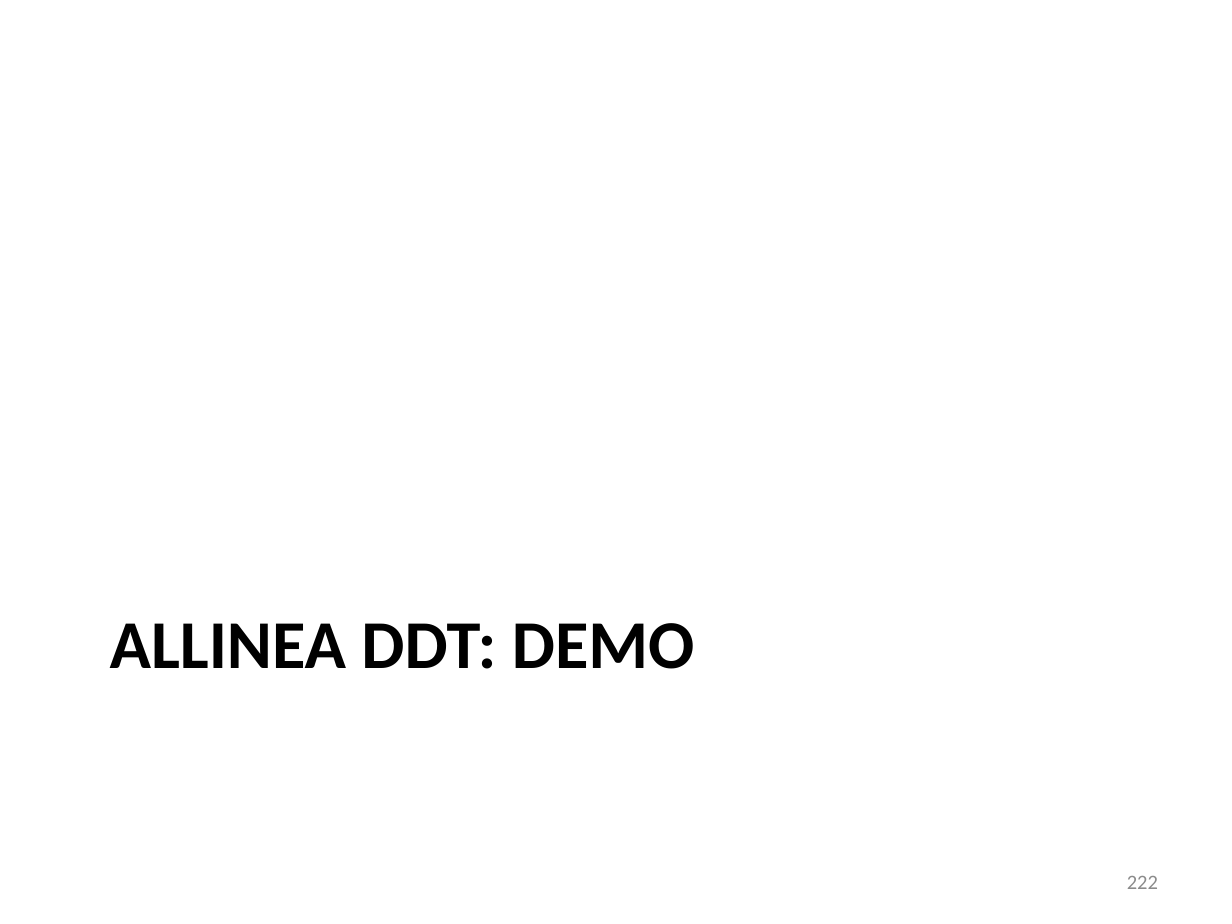
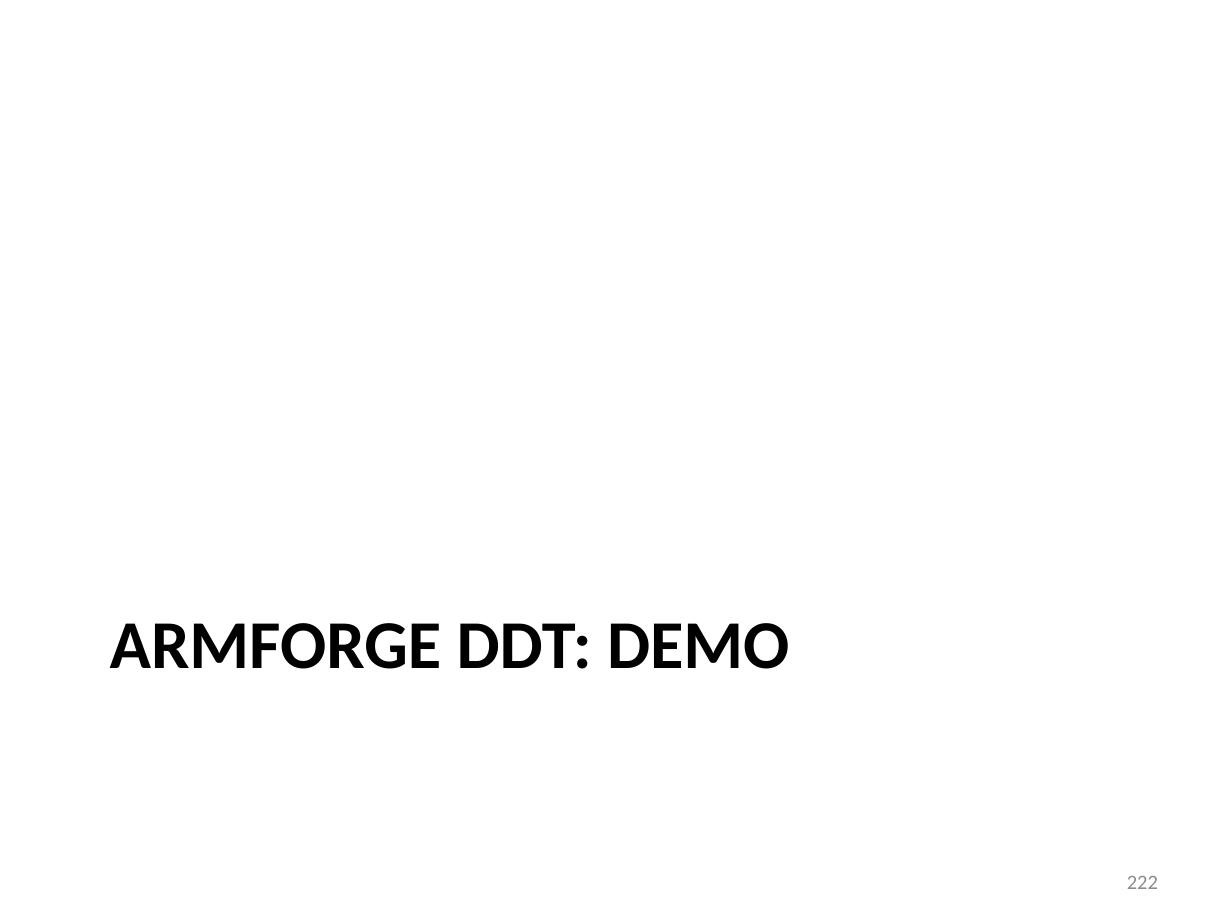
Before and after one commit to gjbex/Defensive_programming_and_debugging, a slide deck: slide 222 of debugging.pptx. Drawn at 1232x924 pixels with LibreOffice and Linux fonts; fonts in the diff are those of the drawing. Boxes give left, top, right and bottom in pixels: in the first picture for what was removed or moved away, otherwise in the second. Text is boxed around its words. In the diff, an @@ line names an element or a change of style, - is before the commit and + after.

Commit message:
Fix typos & update versions

```diff
--- a/debugging.pptx
+++ b/debugging.pptx
@@ title at [110, 623, 789, 669]: text changed @@
-ALLINEA DDT: DEMO
+ARMFORGE DDT: DEMO
```
Also in this commit, not shown: 7 other slides changed.
